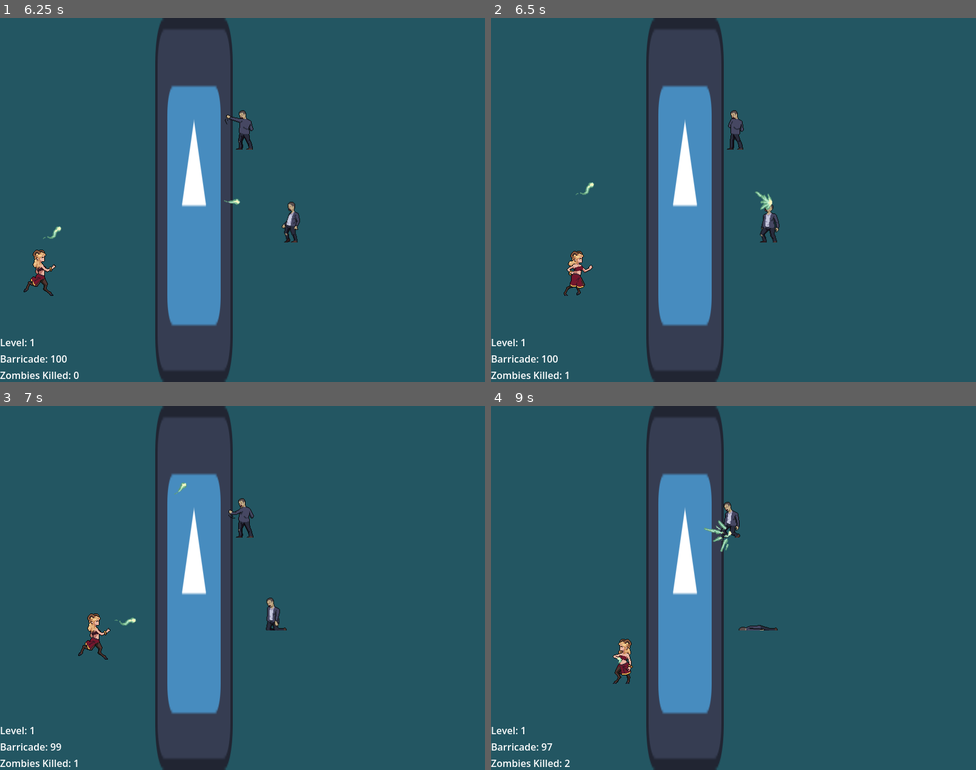
Above: before the commit, frames 1-4 (two rows, left to right).
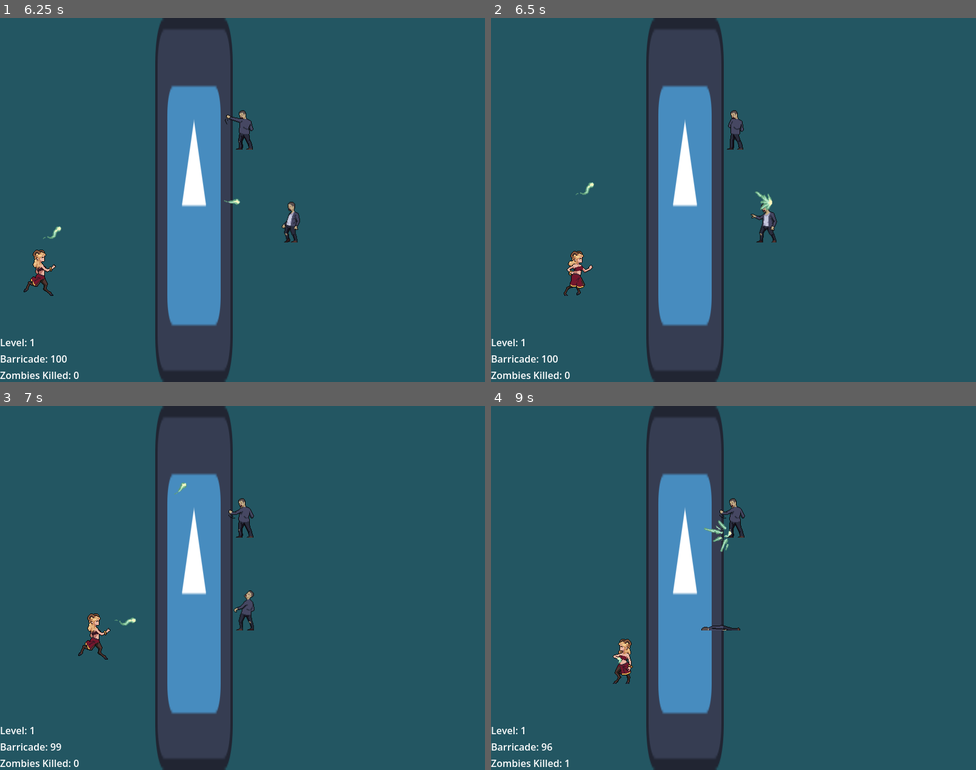
Above: after the commit, the same moments.

Repository: arko-poet/godot-games
Game: Godot game, scene res://main.tscn
Same seed, same stepped clock (60 frames per second), same inputs: the game is played once before the commit and once after it. Before the commit the project starts from res://combat.tscn. The engine's default icon, where the game draws it, is replaced by a stand-in: a white triangle on a blue panel in a dark square.
Inputs (mouse positions are in pixels of both pictures, inside the frame that each line leads up to):
- Up to frame 1 (6.25 s): move the mouse to (349, 181) at 0.52 s; hold D (move_right) 0.53-1.28 s; click (349, 181) at 0.6 s; move the mouse to (145, 218) at 1.27 s; hold S (move_down) 1.28-2.03 s; click (145, 218) at 1.35 s; move the mouse to (291, 119) at 2.02 s; hold D (move_right) 2.03-2.78 s; click (291, 119) at 2.1 s; move the mouse to (218, 272) at 2.77 s; hold W (move_up) 2.78-3.53 s; click (218, 272) at 2.85 s; move the mouse to (388, 254) at 3.52 s; hold A (move_left) 3.53-5.03 s; click (388, 254) at 3.6 s; move the mouse to (97, 145) at 4.27 s; click (97, 145) at 4.35 s; move the mouse to (266, 200) at 5.02 s; hold S (move_down) 5.03-5.78 s; click (266, 200) at 5.1 s; move the mouse to (169, 109) at 5.77 s; hold D (move_right) from 5.78 s (still down); click (169, 109) at 5.85 s
- Up to frame 2 (6.5 s): keep holding D (move_right)
- Up to frame 3 (7 s): move the mouse to (349, 569) at 6.52 s; release D (move_right) at 6.53 s; hold W (move_up) from 6.53 s (still down); click (349, 569) at 6.6 s
- Up to frame 4 (9 s): move the mouse to (636, 606) at 7.27 s; release W (move_up) at 7.28 s; hold D (move_right) 7.28-8.03 s; click (636, 606) at 7.35 s; move the mouse to (782, 507) at 8.02 s; hold S (move_down) 8.03-8.78 s; click (782, 507) at 8.1 s; move the mouse to (709, 660) at 8.77 s; hold A (move_left) from 8.78 s (still down); click (709, 660) at 8.85 s

Frame 1 is identical in both runs. In frame 2, 0.2% of the frame differs, in the area x 15-60%, y 51-100%; in frame 3, 0.5%; in frame 4, 0.5%, in the area x 11-60%, y 25-100%.

Commit message:
feat: zombies health

Diff:
--- a/last_stand/main.gd
+++ b/last_stand/main.gd
@@ -13,5 +13,6 @@
 
 
 func _on_upgrade_screen_next_level() -> void:
+	Global.level += 1
 	$UpgradeScreen.hide()
 	add_child(load("res://combat.tscn").instantiate())
--- a/last_stand/project.godot
+++ b/last_stand/project.godot
@@ -11,7 +11,7 @@
 [application]
 
 config/name="last stand"
-run/main_scene="uid://dn0r7723xc1p"
+run/main_scene="uid://cwcqgxdqohc5s"
 config/features=PackedStringArray("4.6", "Forward Plus")
 config/icon="uid://c6ls8t8oivk73"
 
--- a/last_stand/zombie.gd
+++ b/last_stand/zombie.gd
@@ -5,9 +5,11 @@
 
 var is_attacking := false
 var attack_target
+var health
 
 func _ready() -> void:
 	velocity = Vector2(-1, 0) * ZOMBIE_SPEED
+	health =  2 * Global.level
 
 # Called every frame. 'delta' is the elapsed time since the previous frame.
 func _physics_process(_delta: float) -> void:
@@ -27,7 +29,10 @@
 
 
 func hit() -> void:
-	$Sprite.animation = "die"
-	$Collision.queue_free()
-	set_physics_process(false)
-	Global.zombies_killed += 1
+	if health > 1:
+		health -= 1
+	else:
+		$Sprite.animation = "die"
+		$Collision.queue_free()
+		set_physics_process(false)
+		Global.zombies_killed += 1
